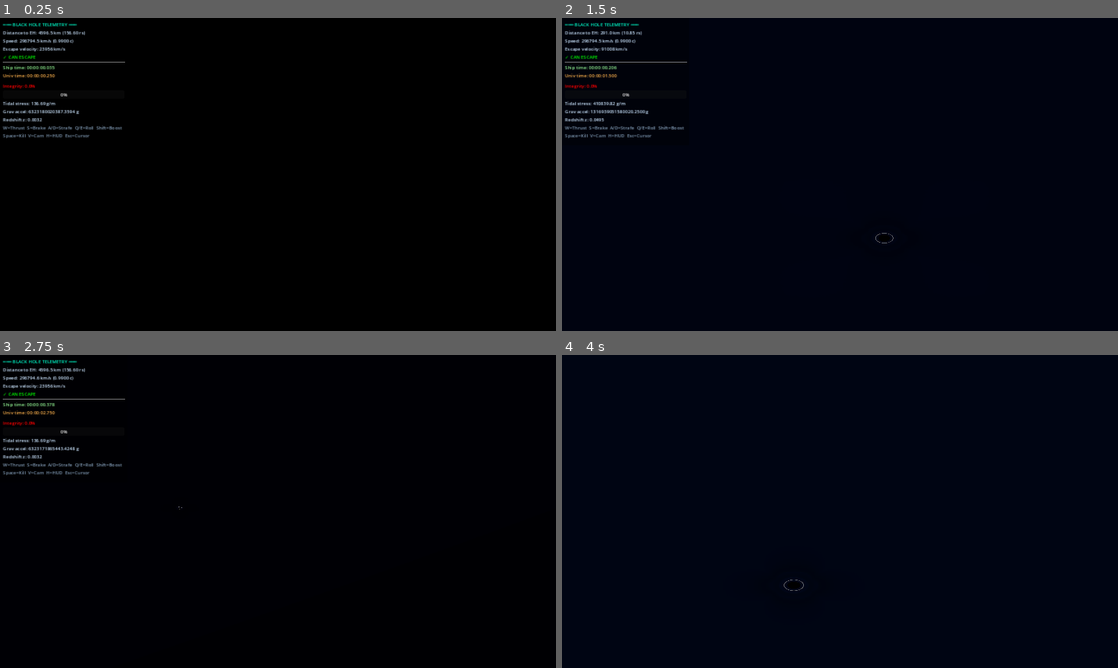
Above: before the commit, frames 1-4 (two rows, left to right).
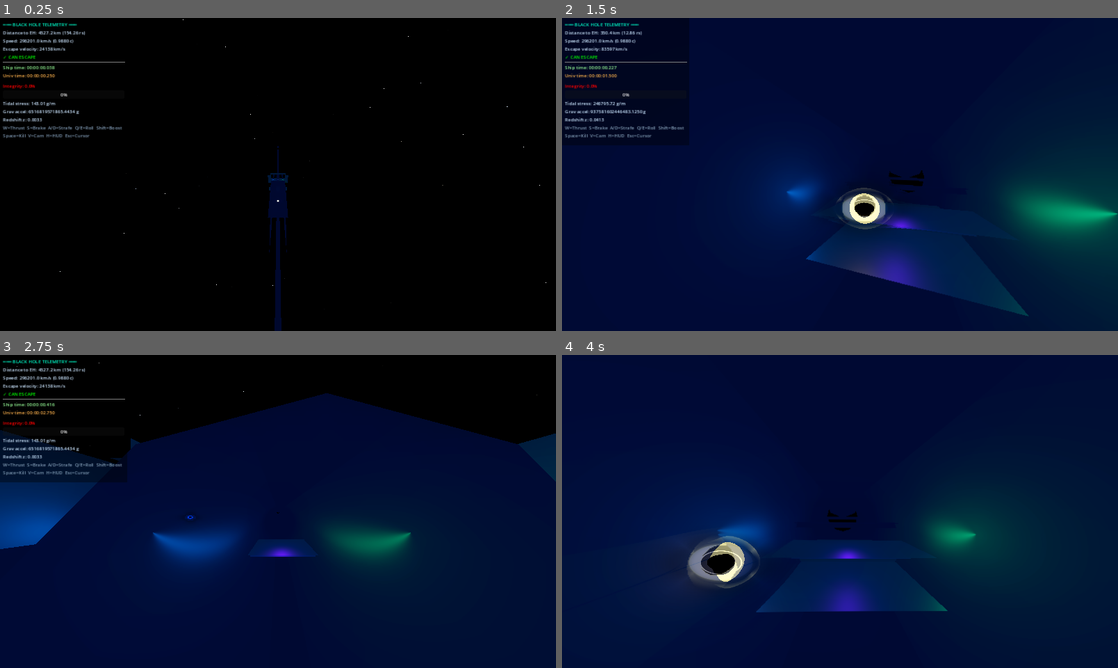
Above: after the commit, the same moments.

Repository: JoppeJoppinger/blackhole-godot
Game: Godot game, scene res://scenes/Main.tscn
The game is run twice, just before and just after one commit, with the same random seed, the same clock (stepped at 60 frames per second) and the same inputs.
Inputs (mouse positions are in pixels of both pictures, inside the frame that each line leads up to):
- Up to frame 1 (0.25 s): no input
- Up to frame 2 (1.5 s): move the mouse to (867, 174) at 0.52 s; hold V (switch_camera) 0.53-1.28 s; hold W (move_forward) from 0.53 s (still down); move the mouse to (812, 174) at 1.27 s; tap Shift (boost) at 1.35 s
- Up to frame 3 (2.75 s): keep holding W (move_forward); tap V (switch_camera) at 1.55 s; move the mouse to (289, 505) at 2.02 s; hold V (switch_camera) from 2.03 s (still down)
- Up to frame 4 (4 s): keep holding W (move_forward); move the mouse to (834, 517) at 2.77 s; release V (switch_camera) at 2.78 s; tap H (toggle_hud) at 2.85 s; tap V (switch_camera) at 3.05 s; move the mouse to (878, 514) at 3.52 s; hold V (switch_camera) from 3.53 s (still down)

The runs differ from the first frame. In frame 1, 0.9% of the frame differs, in the area x 4-99%, y 0-100%; in frame 2, 90%; in frame 3, 77%; in frame 4, 100%, in the area x 0-100%, y 0-100%.

Commit message:
Overhaul: fix cockpit visibility, add planets/asteroids, fix speed/flickering, throttle lever

Diff:
--- a/scenes/Main.tscn
+++ b/scenes/Main.tscn
@@ -111,10 +111,6 @@
 
 [node name="SpaceEnvironment" type="Node3D" parent="."]
 script = ExtResource("5_env")
-
-[node name="StarfieldMesh" type="MeshInstance3D" parent="SpaceEnvironment"]
-mesh = SubResource("SphereMesh_Sky")
-surface_material_override/0 = SubResource("Mat_Starfield")
 
 [node name="BlackHole" type="Node3D" parent="."]
 script = ExtResource("2_bh")
--- a/scripts/Cockpit.gd
+++ b/scripts/Cockpit.gd
@@ -6,10 +6,12 @@
 
 var head_bob_time: float = 0.0
 var head_bob_intensity: float = 0.0
-var base_camera_pos: Vector3 = Vector3(0.0, 0.35, 0.5)
+var base_camera_pos: Vector3 = Vector3(0.0, 0.12, 0.08)
 
 func _ready() -> void:
 	_build_cockpit_mesh()
+	cockpit_camera.near = 0.05
+	_build_throttle_lever()
 
 func _build_cockpit_mesh() -> void:
 	var arr_mesh = ArrayMesh.new()
@@ -135,6 +137,7 @@
 	mat.emission_energy_multiplier = 1.2
 	cockpit_mesh.mesh = arr_mesh
 	cockpit_mesh.set_surface_override_material(0, mat)
+	cockpit_mesh.position = Vector3(0, -0.1, -0.4)
 
 	# Screen glow lights
 	var light_colors = [Color(0.0, 0.5, 1.0), Color(0.0, 0.8, 0.5), Color(0.3, 0.0, 0.8)]
@@ -207,3 +210,32 @@
 
 func get_camera() -> Camera3D:
 	return cockpit_camera
+
+var throttle_lever: MeshInstance3D = null
+var throttle_fraction: float = 0.0
+
+func _build_throttle_lever() -> void:
+	throttle_lever = MeshInstance3D.new()
+	var arr_mesh = ArrayMesh.new()
+	var verts: PackedVector3Array = PackedVector3Array()
+	var normals: PackedVector3Array = PackedVector3Array()
+	var colors: PackedColorArray = PackedColorArray()
+	# lever base
+	_add_box(verts, normals, colors, Vector3(0.82, -0.28, -0.15), Vector3(0.90, -0.26, -0.05), Color(0.15, 0.15, 0.15))
+	# lever handle
+	_add_box(verts, normals, colors, Vector3(0.84, -0.28, -0.12), Vector3(0.88, -0.10, -0.08), Color(0.8, 0.2, 0.1))
+	var arrays = []; arrays.resize(Mesh.ARRAY_MAX)
+	arrays[Mesh.ARRAY_VERTEX] = verts
+	arrays[Mesh.ARRAY_NORMAL] = normals
+	arrays[Mesh.ARRAY_COLOR] = colors
+	arr_mesh.add_surface_from_arrays(Mesh.PRIMITIVE_TRIANGLES, arrays)
+	var mat = StandardMaterial3D.new()
+	mat.vertex_color_use_as_albedo = true
+	throttle_lever.mesh = arr_mesh
+	throttle_lever.set_surface_override_material(0, mat)
+	add_child(throttle_lever)
+
+func set_thrust_visual(fraction: float) -> void:
+	throttle_fraction = lerp(throttle_fraction, fraction, 0.1)
+	if throttle_lever:
+		throttle_lever.position.z = lerp(0.0, -0.15, throttle_fraction)
--- a/scripts/SpaceEnvironment.gd
+++ b/scripts/SpaceEnvironment.gd
@@ -1,4 +1,79 @@
 extends Node3D
 
 func _ready() -> void:
-	pass
+	_spawn_starfield()
+	_spawn_planets()
+	_spawn_asteroids()
+	_spawn_sun()
+
+func _spawn_starfield() -> void:
+	var mesh_inst = MeshInstance3D.new()
+	mesh_inst.name = "StarfieldMesh"
+	var sphere = SphereMesh.new()
+	sphere.radius = 800.0
+	sphere.height = 1600.0
+	sphere.radial_segments = 16
+	sphere.rings = 8
+	mesh_inst.mesh = sphere
+	# Load starfield shader
+	var mat = ShaderMaterial.new()
+	var shader = load("res://shaders/starfield.gdshader")
+	mat.shader = shader
+	mesh_inst.set_surface_override_material(0, mat)
+	# Flip normals inward
+	mesh_inst.scale = Vector3(-1, -1, -1)
+	add_child(mesh_inst)
+
+func _spawn_sun() -> void:
+	var light = OmniLight3D.new()
+	light.position = Vector3(300, 80, 300)
+	light.light_energy = 3.0
+	light.light_color = Color(1.0, 0.95, 0.8)
+	light.omni_range = 1000.0
+	add_child(light)
+
+func _spawn_planets() -> void:
+	var planets = [
+		{"pos": Vector3(120, 5, -80),   "radius": 8.0,  "color": Color(0.6, 0.4, 0.2)},  # rocky
+		{"pos": Vector3(-150, -10, 60), "radius": 14.0, "color": Color(0.8, 0.6, 0.3)},  # gas giant
+		{"pos": Vector3(80, 20, 180),   "radius": 6.0,  "color": Color(0.5, 0.7, 0.9)},  # ice
+		{"pos": Vector3(-60, -5, -200), "radius": 5.0,  "color": Color(0.7, 0.2, 0.1)},  # lava
+	]
+	for p in planets:
+		var mi = MeshInstance3D.new()
+		var sm = SphereMesh.new()
+		sm.radius = p["radius"]
+		sm.height = p["radius"] * 2.0
+		sm.radial_segments = 32
+		sm.rings = 16
+		mi.mesh = sm
+		var mat = StandardMaterial3D.new()
+		mat.albedo_color = p["color"]
+		mat.roughness = 0.8
+		mat.metallic = 0.1
+		mi.set_surface_override_material(0, mat)
+		mi.position = p["pos"]
+		add_child(mi)
+
+func _spawn_asteroids() -> void:
+	var rng = RandomNumberGenerator.new()
+	rng.seed = 42
+	for i in 50:
+		var angle = rng.randf() * TAU
+		var dist = rng.randf_range(60.0, 100.0)
+		var mi = MeshInstance3D.new()
+		var sm = SphereMesh.new()
+		var r = rng.randf_range(0.3, 1.5)
+		sm.radius = r
+		sm.height = r * 2.0
+		sm.radial_segments = 6
+		sm.rings = 4
+		mi.mesh = sm
+		var mat = StandardMaterial3D.new()
+		mat.albedo_color = Color(rng.randf_range(0.3, 0.5), rng.randf_range(0.25, 0.4), rng.randf_range(0.2, 0.35))
+		mat.roughness = 0.95
+		mi.set_surface_override_material(0, mat)
+		mi.position = Vector3(cos(angle) * dist, rng.randf_range(-4.0, 4.0), sin(angle) * dist)
+		mi.rotation = Vector3(rng.randf() * TAU, rng.randf() * TAU, rng.randf() * TAU)
+		mi.scale = Vector3(rng.randf_range(0.7, 1.4), rng.randf_range(0.5, 1.2), rng.randf_range(0.7, 1.3))
+		add_child(mi)
--- a/scripts/Spaceship.gd
+++ b/scripts/Spaceship.gd
@@ -13,8 +13,8 @@
 var structural_integrity: float = 100.0
 var ship_time: float = 0.0
 var universal_time: float = 0.0
-var thrust_power: float = 50.0
-var rotation_speed: float = 1.5
+var thrust_power: float = 4.0
+var rotation_speed: float = 0.8
 var is_cockpit_camera: bool = false
 var black_hole: Node3D = null
 var sound_manager: Node = null
@@ -287,6 +287,7 @@
 	if speed_ms > C * 0.99:
 		velocity = velocity.normalized() * (C * 0.99 / SCALE)
 
+	velocity *= 0.998
 	global_position += velocity * delta
 
 	# Time dilation
--- a/shaders/starfield.gdshader
+++ b/shaders/starfield.gdshader
@@ -1,94 +1,46 @@
 shader_type spatial;
-render_mode unshaded, cull_front, skip_vertex_transform;
+render_mode unshaded, cull_front, depth_draw_never;
 
-uniform float ship_speed_fraction = 0.0;
+uniform float star_density : hint_range(0.0, 1.0) = 0.97;
+uniform float star_brightness : hint_range(0.0, 5.0) = 2.0;
 uniform vec3 ship_velocity_dir = vec3(0.0, 0.0, -1.0);
+uniform float ship_speed_fraction : hint_range(0.0, 1.0) = 0.0;
 
-float hash13(vec3 p) {
-	p = fract(p * vec3(0.1031, 0.1030, 0.0973));
-	p += dot(p, p.yxz + 33.33);
-	return fract((p.x + p.y) * p.z);
-}
-vec3 hash33(vec3 p) {
-	p = fract(p * vec3(0.1031, 0.1030, 0.0973));
-	p += dot(p, p.yxz + 33.33);
-	return fract((p.xxy + p.yzz) * p.zyx);
-}
-
-vec3 spectral_color(float class_val) {
-	if (class_val < 0.05) return vec3(0.6, 0.7, 1.0) * 3.0;
-	if (class_val < 0.15) return vec3(0.7, 0.8, 1.0) * 2.0;
-	if (class_val < 0.25) return vec3(0.9, 0.95, 1.0) * 1.5;
-	if (class_val < 0.40) return vec3(1.0, 1.0, 0.9) * 1.2;
-	if (class_val < 0.60) return vec3(1.0, 0.95, 0.7) * 1.0;
-	if (class_val < 0.80) return vec3(1.0, 0.8, 0.5) * 0.8;
-	return vec3(1.0, 0.5, 0.3) * 0.6;
-}
-
-vec3 aberrate(vec3 dir, vec3 vel_dir, float beta) {
-	if (beta < 0.001) return dir;
-	float gamma = 1.0 / sqrt(1.0 - beta * beta);
-	float cos_theta = dot(dir, vel_dir);
-	float cos_theta_prime = (cos_theta - beta) / (1.0 - beta * cos_theta);
-	float sin_theta = sqrt(max(0.0, 1.0 - cos_theta * cos_theta));
-	float sin_theta_prime = sin_theta / (gamma * (1.0 - beta * cos_theta));
-	vec3 perp = dir - cos_theta * vel_dir;
-	if (length(perp) > 0.001) perp = normalize(perp);
-	return cos_theta_prime * vel_dir + sin_theta_prime * perp;
-}
-
-float milky_way(vec3 dir) {
-	float lat = asin(clamp(dir.y, -1.0, 1.0)) / 3.14159;
-	float lon = atan(dir.z, dir.x) / 3.14159;
-	float band = exp(-lat * lat * 80.0);
-	float noise_val = 0.0;
-	for (int i = 0; i < 4; i++) {
-		float s = pow(2.0, float(i));
-		noise_val += (sin(lon * s * 12.0 + lat * s * 7.0) * 0.5 + 0.5) / s;
-	}
-	return band * (0.3 + 0.7 * noise_val);
-}
-
-void vertex() {
-	POSITION = MODELVIEW_MATRIX * vec4(VERTEX, 1.0);
-	POSITION.z = POSITION.w;
+float hash(vec2 p) {
+    p = fract(p * vec2(234.34, 435.345));
+    p += dot(p, p + 34.23);
+    return fract(p.x * p.y);
 }
 
 void fragment() {
-	vec3 dir = normalize(VERTEX);
-	dir = aberrate(dir, ship_velocity_dir, ship_speed_fraction);
+    vec2 uv = UV * 200.0;
+    vec2 cell = floor(uv);
+    vec2 local = fract(uv);
 
-	vec3 sky_color = vec3(0.0);
+    float star = 0.0;
+    vec3 star_color = vec3(1.0);
 
-	float cell_size = 0.02;
-	vec3 cell = floor(dir / cell_size);
-	for (int dx = -1; dx <= 1; dx++) {
-		for (int dy = -1; dy <= 1; dy++) {
-			for (int dz = -1; dz <= 1; dz++) {
-				vec3 c = cell + vec3(float(dx), float(dy), float(dz));
-				vec3 h = hash33(c);
-				if (h.x > 0.85) {
-					vec3 star_dir = normalize(c * cell_size + h * cell_size);
-					float ang = acos(clamp(dot(dir, star_dir), -1.0, 1.0));
-					float star_size = 0.0003 + h.z * 0.0008;
-					float brightness = exp(-ang * ang / (star_size * star_size));
-					if (brightness > 0.001) {
-						float spectral_class = hash13(c + vec3(7.3));
-						vec3 star_color = spectral_color(spectral_class);
-						star_color = mix(star_color, star_color * vec3(0.7, 0.8, 1.2), ship_speed_fraction * 2.0);
-						sky_color += star_color * brightness * (0.3 + h.y * 0.7);
-					}
-				}
-			}
-		}
-	}
+    for (int x = -1; x <= 1; x++) {
+        for (int y = -1; y <= 1; y++) {
+            vec2 neighbor = cell + vec2(float(x), float(y));
+            float h = hash(neighbor);
+            if (h > star_density) {
+                vec2 star_pos = vec2(hash(neighbor + 0.1), hash(neighbor + 0.2));
+                vec2 diff = local - vec2(float(x), float(y)) - star_pos;
+                float dist = length(diff);
+                float size = mix(0.02, 0.06, hash(neighbor + 0.3));
+                star += smoothstep(size, 0.0, dist) * star_brightness;
+                // Color variation: some blue-white, some yellow-white
+                float temp = hash(neighbor + 0.5);
+                star_color = mix(vec3(0.7, 0.8, 1.0), vec3(1.0, 0.95, 0.8), temp);
+            }
+        }
+    }
 
-	sky_color += vec3(0.2, 0.25, 0.4) * milky_way(dir) * 0.15;
-	float neb = sin(dir.x * 3.0) * sin(dir.y * 5.0) * sin(dir.z * 4.0);
-	neb = max(0.0, neb);
-	sky_color += vec3(0.3, 0.1, 0.5) * neb * neb * 0.05;
-	sky_color += vec3(0.002, 0.001, 0.001);
+    // Relativistic aberration at high speed
+    float aberration = ship_speed_fraction * 0.3;
+    star += aberration * 0.05;
 
-	ALBEDO = sky_color;
-	EMISSION = sky_color;
+    ALBEDO = star_color * star;
+    ALPHA = clamp(star, 0.0, 1.0);
 }
